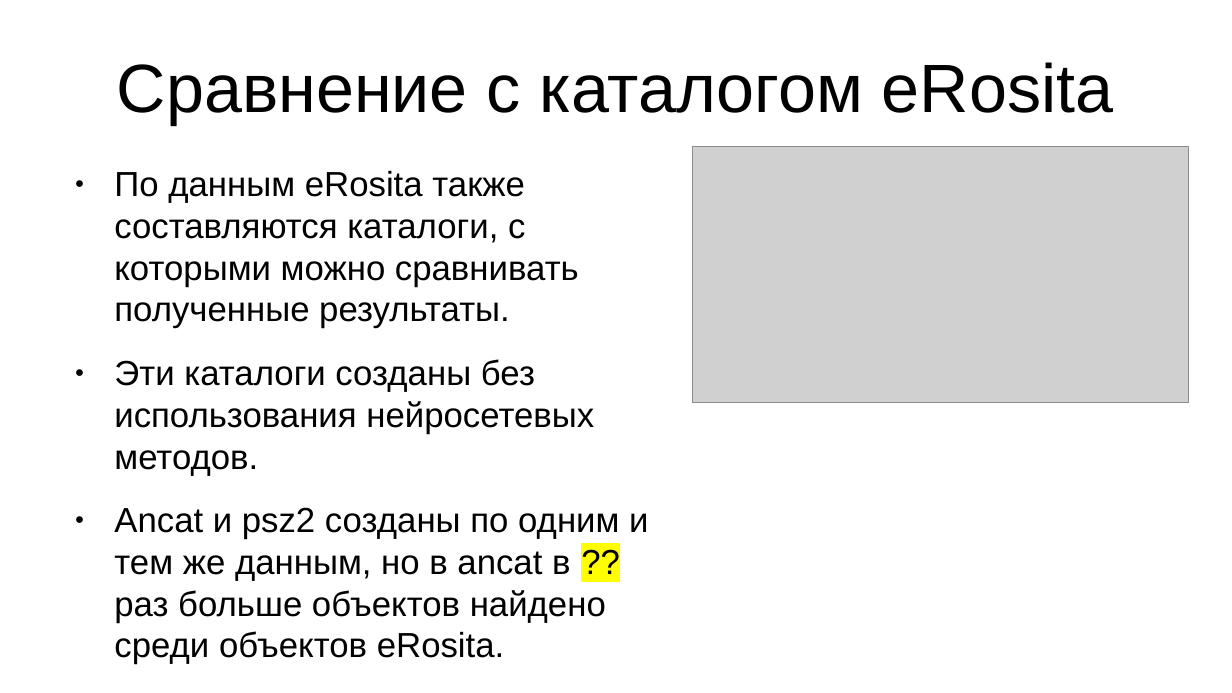
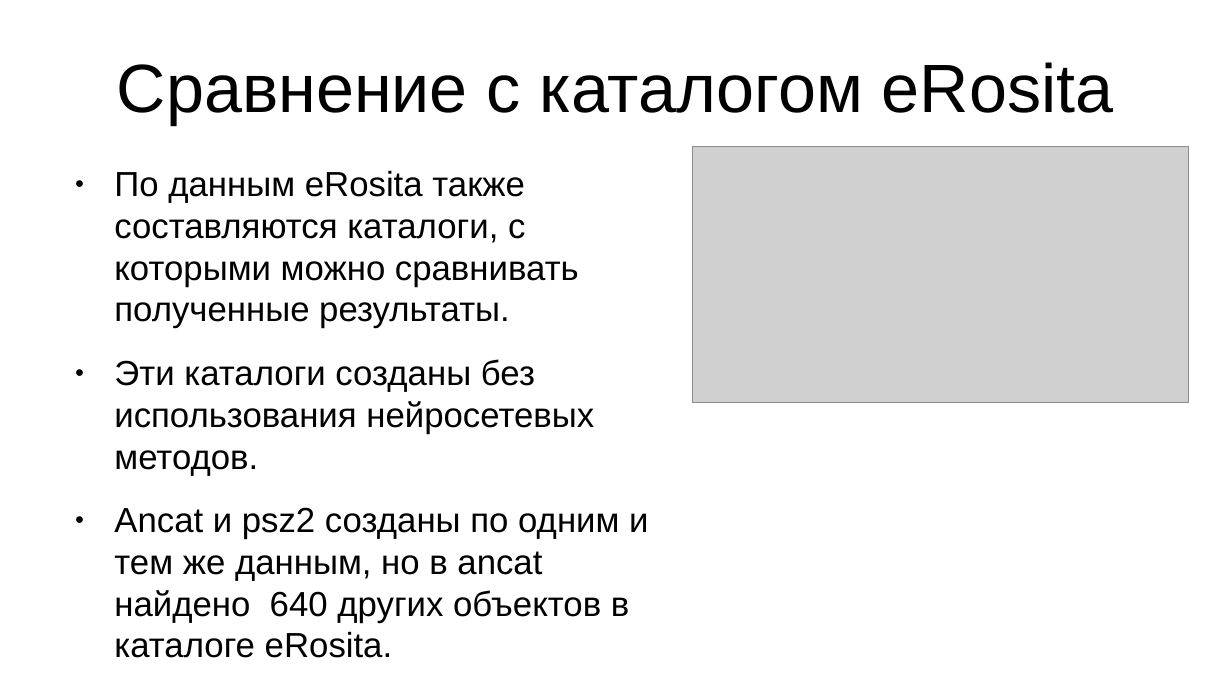
Before and after one commit to rt2122/data-segmentation-2, a slide deck: slide 27 of text/presentation_7sem.odp. Drawn at 1232x693 pixels with LibreOffice and Linux fonts; fonts in the diff are those of the drawing; grey boxes stand for pictures. Boxes give left, top, right and bottom in pixels: in the first picture for what was removed or moved away, otherwise in the second. Text is boxed around its words. In the diff, an @@ line names an element or a change of style, - is before the commit and + after.

```diff
--- a/text/presentation_7sem.odp
+++ b/text/presentation_7sem.odp
@@ text at [114,507,648,658]: text changed @@
-● Ancat и psz2 созданы по одним и тем же данным, но в ancat в ?? раз больше объектов найдено среди объектов eRosita.
+● Ancat и psz2 созданы по одним и тем же данным, но в ancat найдено 640 других объектов в каталоге eRosita.
```
Also in this commit, not shown: 2 other slides changed, 4 other files.
